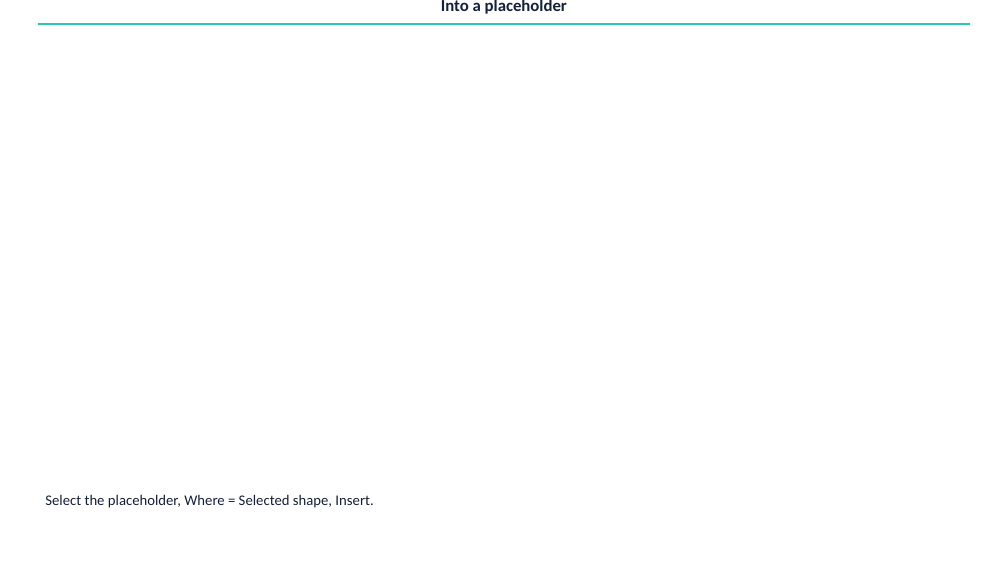
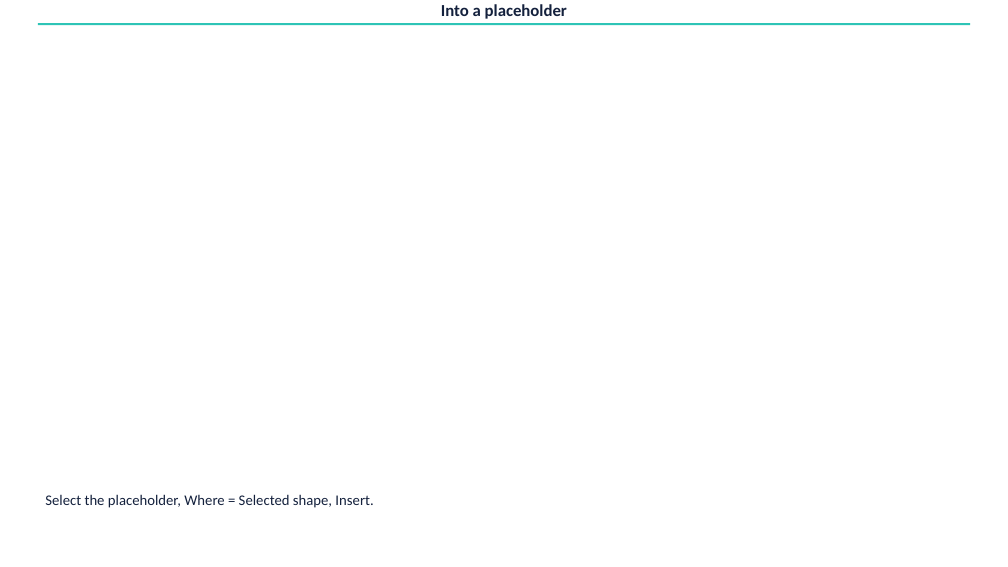
Before and after one commit to bendiksdaniels/plsfix, a slide deck: slide 4 of demo/deck/pls,fix Demo Deck.pptx. Drawn at 1008x567 pixels with LibreOffice and Linux fonts; fonts in the diff are those of the drawing. Boxes give left, top, right and bottom in pixels: in the first picture for what was removed or moved away, otherwise in the second. Text is boxed around its words. In the diff, an @@ line names an element or a change of style, - is before the commit and + after.

Commit message:
Fix slide 4's clipped title: explicit anchor/insets, taller band
demo/deck/build_deck.py: "Picture with Caption" bottom-anchors its title
placeholder with a bottom inset; on an 18 pt box that pushed a 16 pt line's
ink about 4 pt above the slide's top edge (invisible/clipped). add_title()
now sets text_frame.vertical_anchor = MSO_ANCHOR.TOP and margin_top =
margin_bottom = 0 on every slide (no layout anchoring inherited anywhere),
and TITLE_HEIGHT is now derived as TITLE_BAND_LIMIT - RULE_HEIGHT (22 pt,
up from 18) so the taller line box still fits before the rule at 22-24 pt.

Proved with a LibreOffice render rasterized to PNG (200 dpi) and scanned for
navy ink: all four slides show ink at 4.68-18.00 pt (15.48 pt on slide 2,
which has no descenders) - slide 4 now matches slides 1 and 3 exactly,
comfortably inside 0..22 pt with no ink cut off at the top.

```diff
--- a/demo/deck/pls,fix Demo Deck.pptx
+++ b/demo/deck/pls,fix Demo Deck.pptx
@@ title "Into a placeholder" at [441,4,567,19]: vertical alignment bottom to top @@
```
Also in this commit, not shown: 3 other slides changed, 1 other file.
